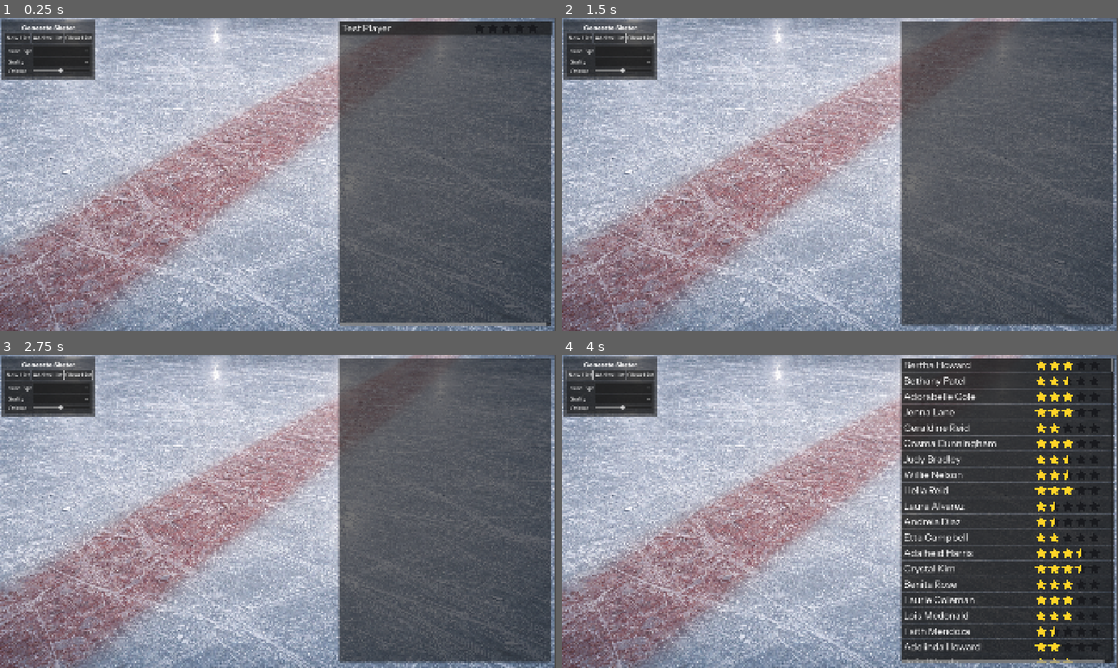
Above: before the commit, frames 1-4 (two rows, left to right).
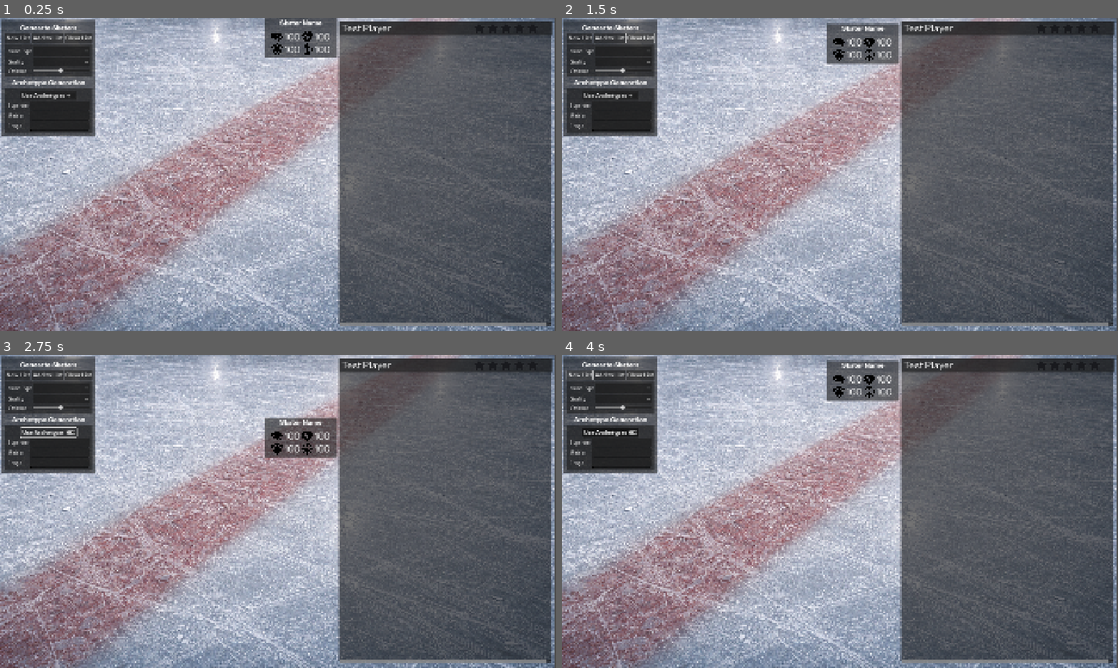
Above: after the commit, the same moments.

Repository: SqueegeeDino/imaginary-hockey-manager
Game: Godot game, scene res://Scenes/scn_Main.tscn
The game is run twice, just before and just after one commit, with the same random seed, the same clock (stepped at 60 frames per second) and the same inputs.
Inputs (mouse positions are in pixels of both pictures, inside the frame that each line leads up to):
- Up to frame 1 (0.25 s): no input
- Up to frame 2 (1.5 s): click "Add to List" at 0.5 s; click "Clear List" at 1.25 s
- Up to frame 3 (2.75 s): click (50, 433) at 2 s, where only the run after the commit has a clickable "Use Archetypes"
- Up to frame 4 (4 s): click "New List" at 2.75 s; click "New List" at 3.5 s

The runs differ from the first frame. In frame 1, 4.7% of the frame differs, in the area x 0-61%, y 0-38%; in frame 2, 6.8%; in frame 3, 6.7%; in frame 4, 36%, in the area x 0-100%, y 1-99%.
Error after the commit: Parse Error: Too few arguments for "generate_profile()" call. Expected at least 5 but received 4. (res://Scripts/Players/player_gen_panel.gd:81)

Commit message:
Add archetype generation UI and logic
Add archetype controls to the main scene and wire them into the player generator. The scene (scn_Main.tscn) gains a new Archetype Generation panel (useArchetypes checkbox, three LineEdits, labels, and default Vector3 settings), renames some UI nodes for clarity (label_GenSkater, HBox_listButtons), and expands the name type OptionButton with two extra items. Button connections were updated to point to a new handler name and new node paths.

The PlayerGen script exports the new UI elements and archetype settings, adds logging in _make_cfg, and introduces _on_generate_list_pressed and _on_generate_list_superType to support batch generation per archetype (while preserving the original _on_generate_list_ for non-archetype generation). Minor UI wiring and instantiation fixes included.

Diff:
--- a/Scenes/scn_Main.tscn
+++ b/Scenes/scn_Main.tscn
@@ -25,7 +25,7 @@
 
 [node name="CanvasLayer" type="CanvasLayer" parent="."]
 
-[node name="Control" type="Control" parent="CanvasLayer" node_paths=PackedStringArray("hideTimer", "nameType", "skaterQuality", "qualityVariance")]
+[node name="Control" type="Control" parent="CanvasLayer" node_paths=PackedStringArray("hideTimer", "nameType", "skaterQuality", "qualityVariance", "useArchetypes", "archetype1", "archetype2", "archetype3")]
 layout_mode = 3
 anchors_preset = 0
 offset_right = 40.0
@@ -37,6 +37,13 @@
 nameType = NodePath("panelCont_genButtons/MarginContainer/VBoxContainer/panCon_genOp/MarginContainer/Grid_GenOpt/Opt_nameType")
 skaterQuality = NodePath("panelCont_genButtons/MarginContainer/VBoxContainer/panCon_genOp/MarginContainer/Grid_GenOpt/Opt_quality")
 qualityVariance = NodePath("panelCont_genButtons/MarginContainer/VBoxContainer/panCon_genOp/MarginContainer/Grid_GenOpt/Opt_variance")
+useArchetypes = NodePath("panelCont_genButtons/MarginContainer/VBoxContainer/panelCon_superTypes/MarginContainer/VBoxContainer/btnChk_archetypes")
+archetype1 = NodePath("panelCont_genButtons/MarginContainer/VBoxContainer/panelCon_superTypes/MarginContainer/VBoxContainer/GridContainer/LE_Superstar")
+archetype2 = NodePath("panelCont_genButtons/MarginContainer/VBoxContainer/panelCon_superTypes/MarginContainer/VBoxContainer/GridContainer/LE_Middle6")
+archetype3 = NodePath("panelCont_genButtons/MarginContainer/VBoxContainer/panelCon_superTypes/MarginContainer/VBoxContainer/GridContainer/LE_Fringe")
+archetype1Settings = Vector3(5, 0.55, 0.1)
+archetype2Settings = Vector3(0, 0.55, 0.2)
+archetype3Settings = Vector3(-1, 0.55, 0.3)
 player_row_scene = ExtResource("8_my6b3")
 metadata/label_int = NodePath("panel_playerCard/VBoxContainer/MarginContainer/GridContainer/HBox_Int/cardLabel_int")
 metadata/label_phys = NodePath("panel_playerCard/VBoxContainer/MarginContainer/GridContainer/HBox_Phys/cardLabel_phys")
@@ -62,29 +69,29 @@
 [node name="VBoxContainer" type="VBoxContainer" parent="CanvasLayer/Control/panelCont_genButtons/MarginContainer"]
 layout_mode = 2
 
-[node name="Label" type="Label" parent="CanvasLayer/Control/panelCont_genButtons/MarginContainer/VBoxContainer"]
+[node name="label_GenSkater" type="Label" parent="CanvasLayer/Control/panelCont_genButtons/MarginContainer/VBoxContainer"]
 layout_mode = 2
 theme_type_variation = &"LabelHeader"
-text = "Generate Skater"
+text = "Generate Skaters"
 horizontal_alignment = 1
 
-[node name="HBoxContainer" type="HBoxContainer" parent="CanvasLayer/Control/panelCont_genButtons/MarginContainer/VBoxContainer"]
-layout_mode = 2
-
-[node name="btn_listNew" type="Button" parent="CanvasLayer/Control/panelCont_genButtons/MarginContainer/VBoxContainer/HBoxContainer"]
+[node name="HBox_listButtons" type="HBoxContainer" parent="CanvasLayer/Control/panelCont_genButtons/MarginContainer/VBoxContainer"]
+layout_mode = 2
+
+[node name="btn_listNew" type="Button" parent="CanvasLayer/Control/panelCont_genButtons/MarginContainer/VBoxContainer/HBox_listButtons"]
 layout_mode = 2
 size_flags_horizontal = 3
 tooltip_text = "Clear and generate new list with options"
 theme = SubResource("Theme_pelmd")
 text = "New List"
 
-[node name="btn_listAdd" type="Button" parent="CanvasLayer/Control/panelCont_genButtons/MarginContainer/VBoxContainer/HBoxContainer"]
+[node name="btn_listAdd" type="Button" parent="CanvasLayer/Control/panelCont_genButtons/MarginContainer/VBoxContainer/HBox_listButtons"]
 layout_mode = 2
 size_flags_horizontal = 3
 tooltip_text = "Add a single item to existing list"
 text = "Add to List"
 
-[node name="btn_listClear" type="Button" parent="CanvasLayer/Control/panelCont_genButtons/MarginContainer/VBoxContainer/HBoxContainer"]
+[node name="btn_listClear" type="Button" parent="CanvasLayer/Control/panelCont_genButtons/MarginContainer/VBoxContainer/HBox_listButtons"]
 layout_mode = 2
 size_flags_horizontal = 3
 tooltip_text = "Clear current list"
@@ -107,11 +114,15 @@
 [node name="Opt_nameType" type="OptionButton" parent="CanvasLayer/Control/panelCont_genButtons/MarginContainer/VBoxContainer/panCon_genOp/MarginContainer/Grid_GenOpt"]
 layout_mode = 2
 size_flags_horizontal = 3
-item_count = 2
+item_count = 4
 popup/item_0/text = "Female"
 popup/item_0/id = 0
 popup/item_1/text = "Male"
 popup/item_1/id = 1
+popup/item_2/text = "Other 1"
+popup/item_2/id = 3
+popup/item_3/text = "Other 2"
+popup/item_3/id = 4
 
 [node name="Lbl_quality" type="Label" parent="CanvasLayer/Control/panelCont_genButtons/MarginContainer/VBoxContainer/panCon_genOp/MarginContainer/Grid_GenOpt"]
 layout_mode = 2
@@ -145,6 +156,54 @@
 step = 0.01
 value = 0.25
 tick_count = 5
+
+[node name="label_GenSkater2" type="Label" parent="CanvasLayer/Control/panelCont_genButtons/MarginContainer/VBoxContainer"]
+layout_mode = 2
+theme_type_variation = &"LabelHeader"
+text = "Archetype Generation"
+horizontal_alignment = 1
+
+[node name="panelCon_superTypes" type="PanelContainer" parent="CanvasLayer/Control/panelCont_genButtons/MarginContainer/VBoxContainer"]
+layout_mode = 2
+
+[node name="MarginContainer" type="MarginContainer" parent="CanvasLayer/Control/panelCont_genButtons/MarginContainer/VBoxContainer/panelCon_superTypes"]
+layout_mode = 2
+
+[node name="VBoxContainer" type="VBoxContainer" parent="CanvasLayer/Control/panelCont_genButtons/MarginContainer/VBoxContainer/panelCon_superTypes/MarginContainer"]
+layout_mode = 2
+
+[node name="btnChk_archetypes" type="CheckButton" parent="CanvasLayer/Control/panelCont_genButtons/MarginContainer/VBoxContainer/panelCon_superTypes/MarginContainer/VBoxContainer"]
+layout_mode = 2
+size_flags_horizontal = 4
+text = "Use Archetypes"
+
+[node name="GridContainer" type="GridContainer" parent="CanvasLayer/Control/panelCont_genButtons/MarginContainer/VBoxContainer/panelCon_superTypes/MarginContainer/VBoxContainer"]
+layout_mode = 2
+columns = 2
+
+[node name="Lbl_Superstar" type="Label" parent="CanvasLayer/Control/panelCont_genButtons/MarginContainer/VBoxContainer/panelCon_superTypes/MarginContainer/VBoxContainer/GridContainer"]
+layout_mode = 2
+text = "Superstar"
+
+[node name="LE_Superstar" type="LineEdit" parent="CanvasLayer/Control/panelCont_genButtons/MarginContainer/VBoxContainer/panelCon_superTypes/MarginContainer/VBoxContainer/GridContainer"]
+layout_mode = 2
+size_flags_horizontal = 3
+
+[node name="Lbl_Middle6" type="Label" parent="CanvasLayer/Control/panelCont_genButtons/MarginContainer/VBoxContainer/panelCon_superTypes/MarginContainer/VBoxContainer/GridContainer"]
+layout_mode = 2
+text = "Middle"
+
+[node name="LE_Middle6" type="LineEdit" parent="CanvasLayer/Control/panelCont_genButtons/MarginContainer/VBoxContainer/panelCon_superTypes/MarginContainer/VBoxContainer/GridContainer"]
+layout_mode = 2
+size_flags_horizontal = 3
+
+[node name="Lbl_Fringe" type="Label" parent="CanvasLayer/Control/panelCont_genButtons/MarginContainer/VBoxContainer/panelCon_superTypes/MarginContainer/VBoxContainer/GridContainer"]
+layout_mode = 2
+text = "Fringe"
+
+[node name="LE_Fringe" type="LineEdit" parent="CanvasLayer/Control/panelCont_genButtons/MarginContainer/VBoxContainer/panelCon_superTypes/MarginContainer/VBoxContainer/GridContainer"]
+layout_mode = 2
+size_flags_horizontal = 3
 
 [node name="panel_playerList" type="Panel" parent="CanvasLayer/Control"]
 layout_mode = 0
@@ -269,6 +328,6 @@
 wait_time = 0.2
 one_shot = true
 
-[connection signal="pressed" from="CanvasLayer/Control/panelCont_genButtons/MarginContainer/VBoxContainer/HBoxContainer/btn_listNew" to="CanvasLayer/Control" method="_on_generate_list_" binds= [true]]
-[connection signal="pressed" from="CanvasLayer/Control/panelCont_genButtons/MarginContainer/VBoxContainer/HBoxContainer/btn_listAdd" to="CanvasLayer/Control" method="_on_generate_list_" binds= [false]]
-[connection signal="pressed" from="CanvasLayer/Control/panelCont_genButtons/MarginContainer/VBoxContainer/HBoxContainer/btn_listClear" to="CanvasLayer/Control" method="_clear_player_list"]
+[connection signal="pressed" from="CanvasLayer/Control/panelCont_genButtons/MarginContainer/VBoxContainer/HBox_listButtons/btn_listNew" to="CanvasLayer/Control" method="_on_generate_list_pressed" binds= [true]]
+[connection signal="pressed" from="CanvasLayer/Control/panelCont_genButtons/MarginContainer/VBoxContainer/HBox_listButtons/btn_listAdd" to="CanvasLayer/Control" method="_on_generate_list_pressed" binds= [false]]
+[connection signal="pressed" from="CanvasLayer/Control/panelCont_genButtons/MarginContainer/VBoxContainer/HBox_listButtons/btn_listClear" to="CanvasLayer/Control" method="_clear_player_list"]
--- a/Scripts/Players/player_gen_panel.gd
+++ b/Scripts/Players/player_gen_panel.gd
@@ -6,6 +6,17 @@
 @export var nameType: OptionButton
 @export var skaterQuality: OptionButton
 @export var qualityVariance: HSlider
+## Archetype controls
+# Archetype UI elements
+@export var useArchetypes: CheckButton
+@export var archetype1: LineEdit
+@export var archetype2: LineEdit
+@export var archetype3: LineEdit
+# Archetype settings
+@export var archetype1Settings: Vector3
+@export var archetype2Settings: Vector3
+@export var archetype3Settings: Vector3
+# Player row scene prefab
 @export var player_row_scene: PackedScene  # assign PlayerRow.tscn in inspector
 # Drag these in via the Inspector OR use the NodePath version below.
 @onready var player_list_vbox: VBoxContainer = %vBox_playerList
@@ -48,6 +59,9 @@
 
 func _make_cfg(bias: float, mean: float, spread: float) -> PlayerGenerator.GeneratorConfig:
 	var cfg := PlayerGenerator.GeneratorConfig.new()
+	print("[_make_cfg] Bias: ", bias)
+	print("[_make_cfg] Variance: ", spread)
+	print("[_make_cfg] Mean: ", mean)
 	cfg.stat_min = 1
 	cfg.stat_max = 99
 	cfg.base_mean = mean
@@ -114,6 +128,42 @@
 		child.queue_free()
 	print("[Player Gen] Player list cleared")
 
+## List generation button signal
+func _on_generate_list_pressed(
+	isClear: bool,
+	) -> void:
+	print("==== Button pressed ====")
+	var sT = useArchetypes.button_pressed # Check for superType check button
+	var nT = nameType.get_index() # Get nameType dropdown index value
+	# Execute correct function based on check button
+	if sT:
+		if isClear:
+			_clear_player_list()
+		isClear = false # This makes sure each iteration doesn't wipe the previous archetype
+		var qB1 = archetype1Settings.x
+		var qM1 = archetype1Settings.y
+		var sV1 = archetype1Settings.z
+		var qtyArc1 = archetype1.text
+		_on_generate_list_superType(isClear, qtyArc1, nT, qB1, qM1, sV1)
+		print("Generated Arc 1: ", qtyArc1)
+		var qB2 = archetype2Settings.x
+		var qM2 = archetype2Settings.y
+		var sV2 = archetype2Settings.z
+		var qtyArc2 = archetype2.text
+		_on_generate_list_superType(isClear, qtyArc2, nT, qB2, qM2, sV2)
+		print("Generated Arc 2: ", qtyArc2)
+		var qB3 = archetype3Settings.x
+		var qM3 = archetype3Settings.y
+		var sV3 = archetype3Settings.z
+		var qtyArc3 = archetype3.text
+		_on_generate_list_superType(isClear, qtyArc3, nT, qB3, qM3, sV3)
+		print("Generated Arc 3: ", qtyArc3)
+	else:
+		print("No supertypes")
+		_on_generate_list_(isClear)
+
+## Generic list generator
+# Currently relies on dropdowns and slider to control certain values
 func _on_generate_list_(isClear: bool) -> void:
 	var nT = nameType.get_selected_id()
 	var q = skaterQuality.get_selected_id()
@@ -129,7 +179,6 @@
 	else:
 		bias = 0.0
 
-	print("--------------")
 	print("Name Type:", nT)
 	print("Bias Index:", q)
 	print("Bias:", bias)
@@ -164,8 +213,56 @@
 		row.set_player(p,s)
 		row.hovered.connect(_on_player_hovered)
 		row.exited.connect(_on_player_exited)
-
-
+## List generator using superTypes (superstar, middle six player, bottom 6 player, etc.)
+# More or less a version of _on_generate_list_ that allows for passing as much informaiton through
+# as arguments as possible
+func _on_generate_list_superType(
+	isClear: bool = true,
+	qtyStr: String = "1",
+	nameGenType: int = 1,
+	qualityBias: float = 0.0,
+	qualityMean: float = 0.55,
+	statVariance: float = 0.2
+	) -> void:
+
+	print("--------------/ Generating Supertype List")
+	print("Quantity: ", qtyStr)
+	print("Name Type:", nameGenType)
+	print("Bias:", qualityBias)
+	print("Mean: ", qualityMean)
+	print("Stat Variance: ", statVariance)
+
+	# 1) generate batch
+	var cfg := _make_cfg(qualityBias, qualityMean, statVariance) # your existing config maker
+	var count: int = qtyStr as int
+
+	# name_index 0 female full, 1 male full — pick one for now:
+	var nT = nameType.get_selected_id()
+
+	players_cache = generator.generate_many(rng, cfg, count, next_id, nT)
+	next_id += count
+
+	# 2) build UI list
+	if isClear: # Wipe the list if desired
+		_clear_player_list()
+
+	for p in players_cache:
+		var row_node := player_row_scene.instantiate()
+		var row := row_node as PlayerRow
+		if row == null:
+			push_error("Instantiated row is not a PlayerRow. Script: %s" % [str(row_node.get_script())])
+			player_list_vbox.add_child(row_node)
+			continue
+		var ovr := overall_from_player(p)
+		var s := stars_from_overall(ovr)
+
+		player_list_vbox.add_child(row)
+
+		row.set_player(p,s)
+		row.hovered.connect(_on_player_hovered)
+		row.exited.connect(_on_player_exited)
+
+# Hovering controls
 func _on_player_hovered(p: PlayerProfile) -> void:
 	if p == null:
 		return
--- a/Scripts/Players/player_generator.gd
+++ b/Scripts/Players/player_generator.gd
@@ -14,6 +14,8 @@
 	var idx: int = clamp(name_type, 0, names.size() -1)
 	return names[idx] # "Sam's short" is a nice default for now
 
+## Player Information
+# Generator for stats
 class GeneratorConfig:
 	var stat_min: int = 1
 	var stat_max: int = 99
@@ -29,8 +31,35 @@
 		"offense": 0.0,
 	}
 
+# Position mapping
+enum Position {
+	C = 1,
+	LW = 2,
+	RW  = 3,
+	LD = 4,
+	RD = 5,
+	G  = 6
+}
+static var position_names := {
+	Position.C:  "Center",
+	Position.LW: "Left Wing",
+	Position.RW: "Right Wing",
+	Position.LD: "Left Defense",
+	Position.RD: "Right Defense",
+	Position.G:  "Goalie"
+}
+
+static func get_positionName(pos:int) -> String:
+	return position_names.get(pos, "Unknown")
+
+## Helper functions
+# Clamp from 0 to 1
 func _clamp01(x: float) -> float:
 	return clamp(x, 0.0, 1.0)
+# Generate a random number between 2 argument values, then clamp it to the 1-99 range. Used for player stats
+static func _rngClamp99(xMin,xMax) -> float:
+	var rng = RandomNumberGenerator.new()
+	return clamp(rng.randf_range(xMin,xMax), 1, 99)
 
 func _rand_normal(rng: RandomNumberGenerator) -> float:
 	var u1: float = max(rng.randf(), 0.000001)
@@ -62,14 +91,29 @@
 	cfg: GeneratorConfig,
 	id: int,
 	name_type: int,
+	role: int,
 ) -> PlayerProfile:
 
 	var name: String = _pick_player_name(name_type)
+	var xMin: float = 1
+	var xMax: float = 10
 
+	# Basic skater stats
 	var i: int = _sample_stat(rng, cfg, "intelligence")
 	var p: int = _sample_stat(rng, cfg, "physical")
 	var d: int = _sample_stat(rng, cfg, "defense")
 	var o: int = _sample_stat(rng, cfg, "offense")
+	if role == 1: # If player is a forward adjust stats for offense and defense
+		d =- _rngClamp99(xMin,xMax)
+		o =+ _rngClamp99(xMin,xMax)
+	elif role == 2: # If player is a defender adjust stats
+		d =+ _rngClamp99(xMin,xMax)
+		o =- _rngClamp99(xMin,xMax)
+	else:
+		d = d
+		o = o
+	# Skater position
+
 
 	return PlayerProfile.new(id, name, i, p, d, o)
 
@@ -78,10 +122,11 @@
 	cfg: GeneratorConfig,
 	count: int,
 	starting_id: int = 0,
-	name_type: int = 0
+	name_type: int = 0,
+	role: int = 0
 ) -> Array[PlayerProfile]:
 	var out: Array[PlayerProfile] = []
 	out.resize(count)
 	for idx: int in range(count):
-		out[idx] = generate_profile(rng, cfg, starting_id + idx, name_type)
+		out[idx] = generate_profile(rng, cfg, starting_id + idx, name_type, role)
 	return out
